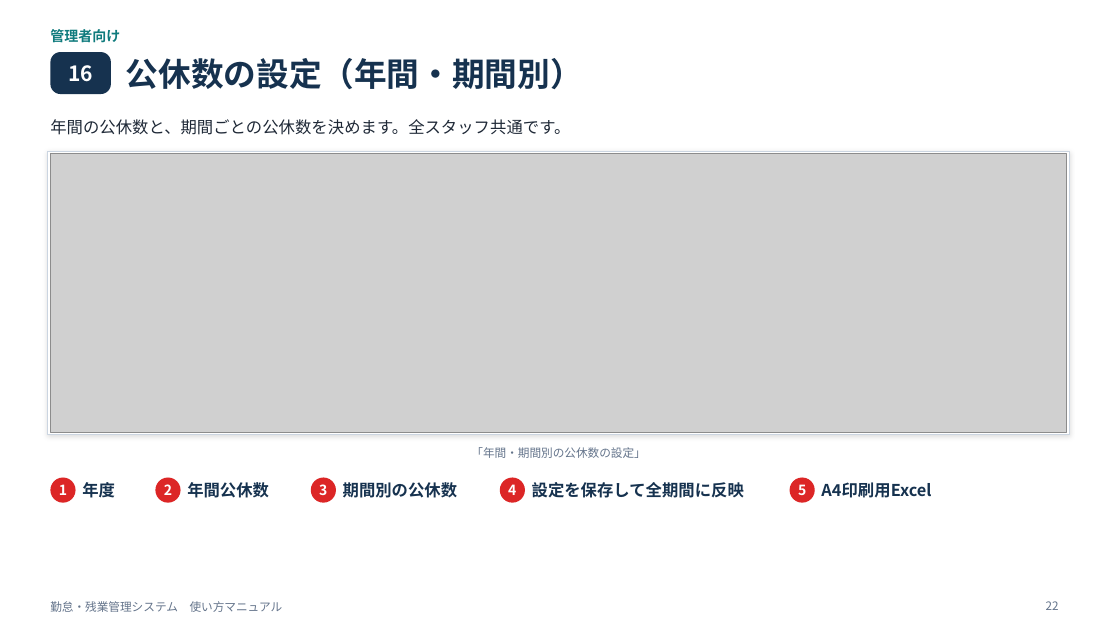
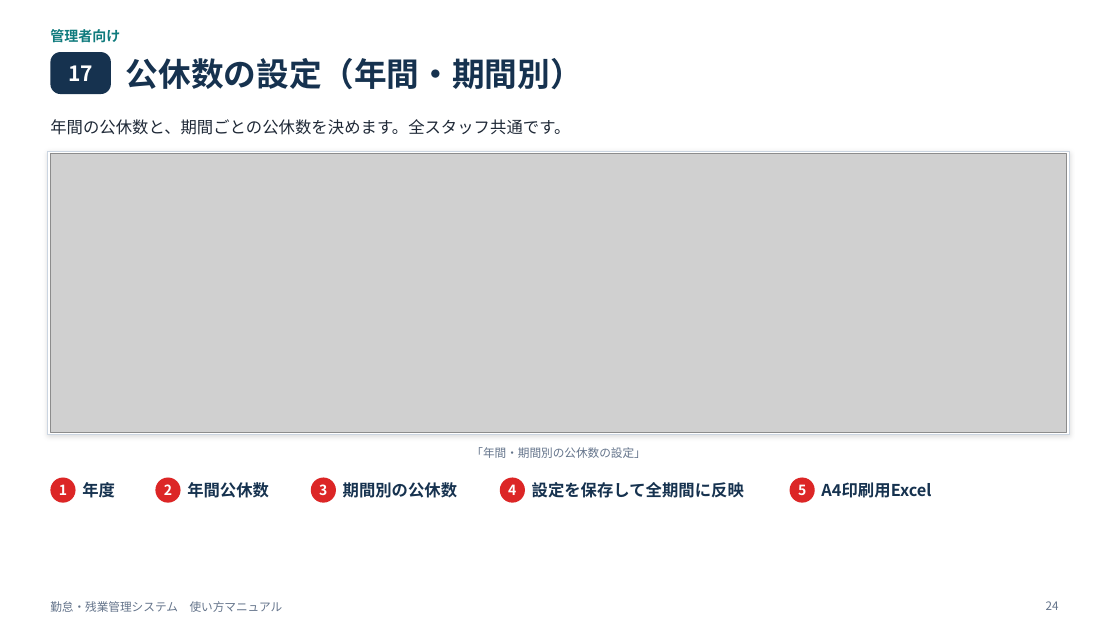
Before and after one commit to miyahara38/kintai, a slide deck: slide 24 of manual/kintai-manual.pptx (slide 22 before the commit). Drawn at 1120x630 pixels with LibreOffice and Linux fonts; fonts in the diff are those of the drawing; grey boxes stand for pictures. Boxes give left, top, right and bottom in pixels: in the first picture for what was removed or moved away, otherwise in the second. Text is boxed around its words. In the diff, an @@ line names an element or a change of style, - is before the commit and + after.

```diff
--- a/manual/kintai-manual.pptx
+++ b/manual/kintai-manual.pptx
@@ text at (x1=68, y1=65, x2=93, y2=81): text changed @@
-16
+17
@@ page number at (x1=1046, y1=601, x2=1059, y2=610): text changed @@
-22
+24
```
Also in this commit, not shown: 12 other slides changed, 3 slides added, 2 other files.
